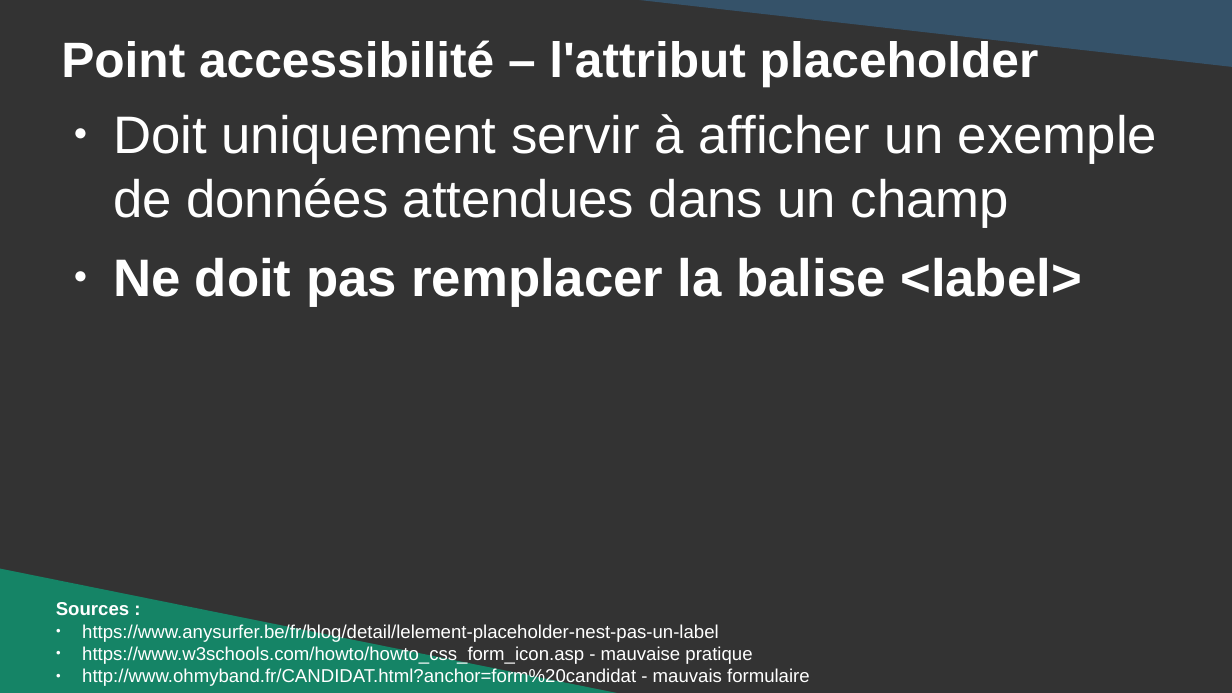
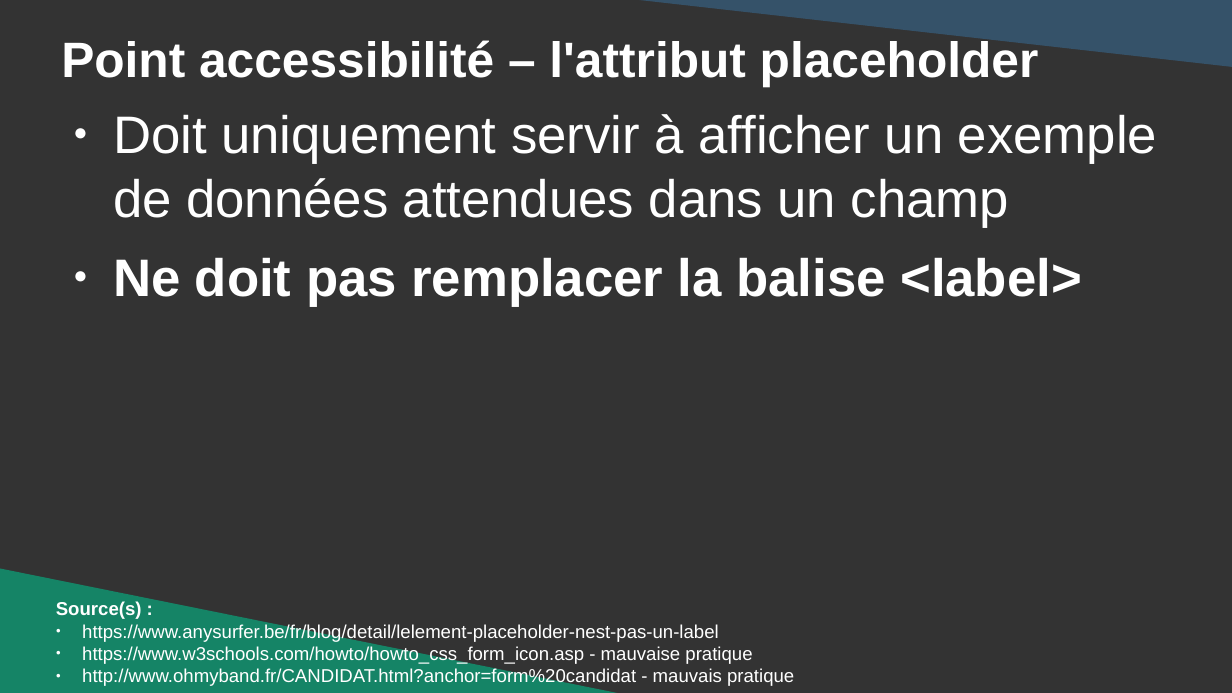
Before and after one commit to DanYellow/cours, a slide deck: slide 29 of integration-web-s1/travaux-pratiques/numero-3/presentation.odp. Drawn at 1232x693 pixels with LibreOffice and Linux fonts; fonts in the diff are those of the drawing. Boxes give left, top, right and bottom in pixels: in the first picture for what was removed or moved away, otherwise in the second. Text is boxed around its words. In the diff, an @@ line names an element or a change of style, - is before the commit and + after.

```diff
--- a/integration-web-s1/travaux-pratiques/numero-3/presentation.odp
+++ b/integration-web-s1/travaux-pratiques/numero-3/presentation.odp
@@ text at [56,601,142,619]: text changed @@
-Sources :
+Source(s) :
@@ text at [82,668,794,687]: text changed @@
-● http://www.ohmyband.fr/CANDIDAT.html?anchor=form%20candidat - mauvais formulaire
+● http://www.ohmyband.fr/CANDIDAT.html?anchor=form%20candidat - mauvais pratique
```
Also in this commit, not shown: 8 other slides changed, 3 other files.
